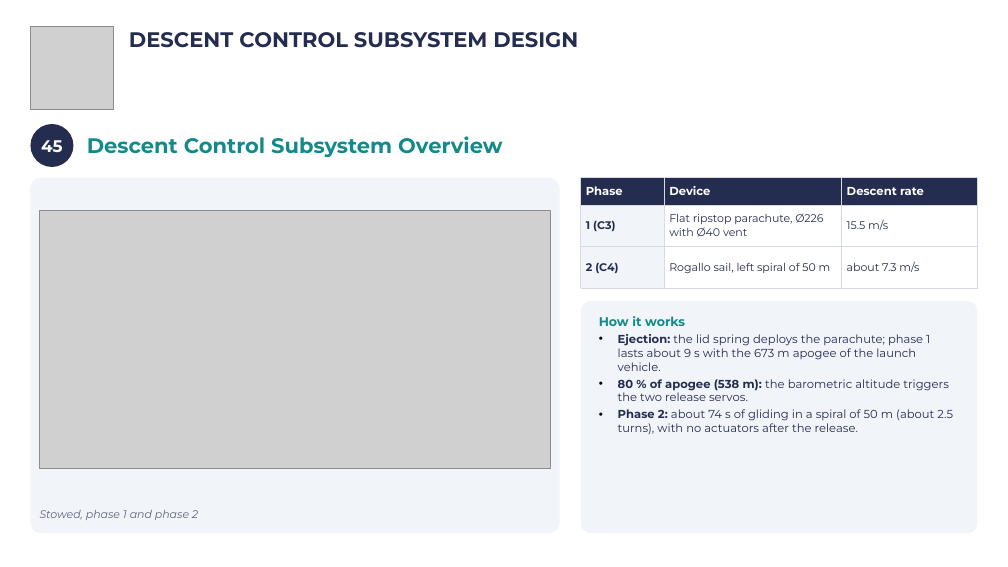
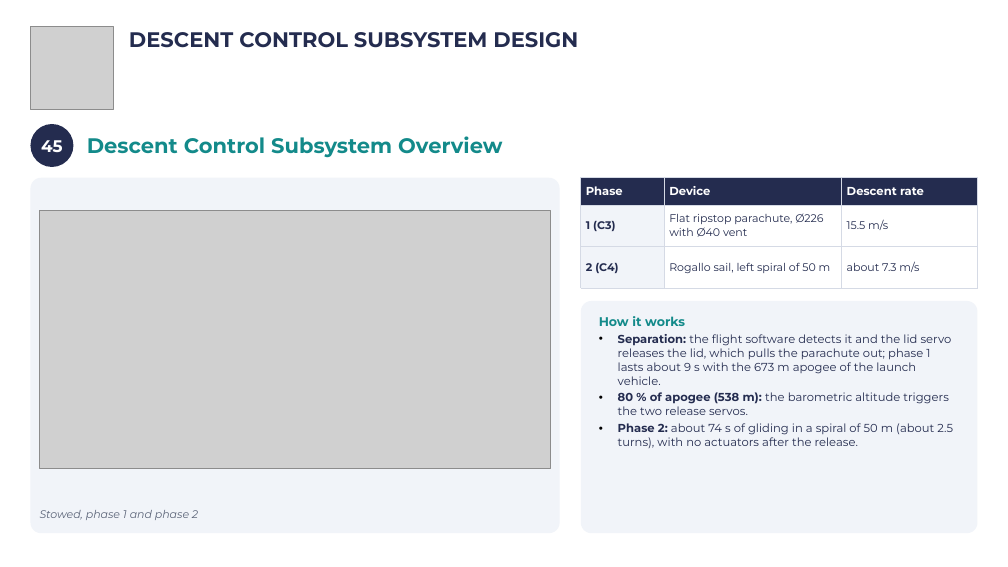
Before and after one commit to Caetano18/proyecto, a slide deck: slide 48 of cansat_pdr/laminas_plantilla/CanSat_PDR_Hermes_completo.pptx. Drawn at 1008x567 pixels with LibreOffice and Linux fonts; fonts in the diff are those of the drawing; grey boxes stand for pictures; background and template pictures are left out. Boxes give left, top, right and bottom in pixels: in the first picture for what was removed or moved away, otherwise in the second. Text is boxed around its words. In the diff, an @@ line names an element or a change of style, - is before the commit and + after.

```diff
--- a/cansat_pdr/laminas_plantilla/CanSat_PDR_Hermes_completo.pptx
+++ b/cansat_pdr/laminas_plantilla/CanSat_PDR_Hermes_completo.pptx
@@ text in rounded rectangle at bbox=[618, 334, 952, 385]: text changed @@
-• Ejection: the lid spring deploys the parachute; phase 1 lasts about 9 s with the 673 m apogee of the launch vehicle.
+• Separation: the flight software detects it and the lid servo releases the lid, which pulls the parachute out; phase 1 lasts about 9 s with the 673 m apogee of the launch vehicle.
```
Also in this commit, not shown: 13 other slides changed, 23 other files.
